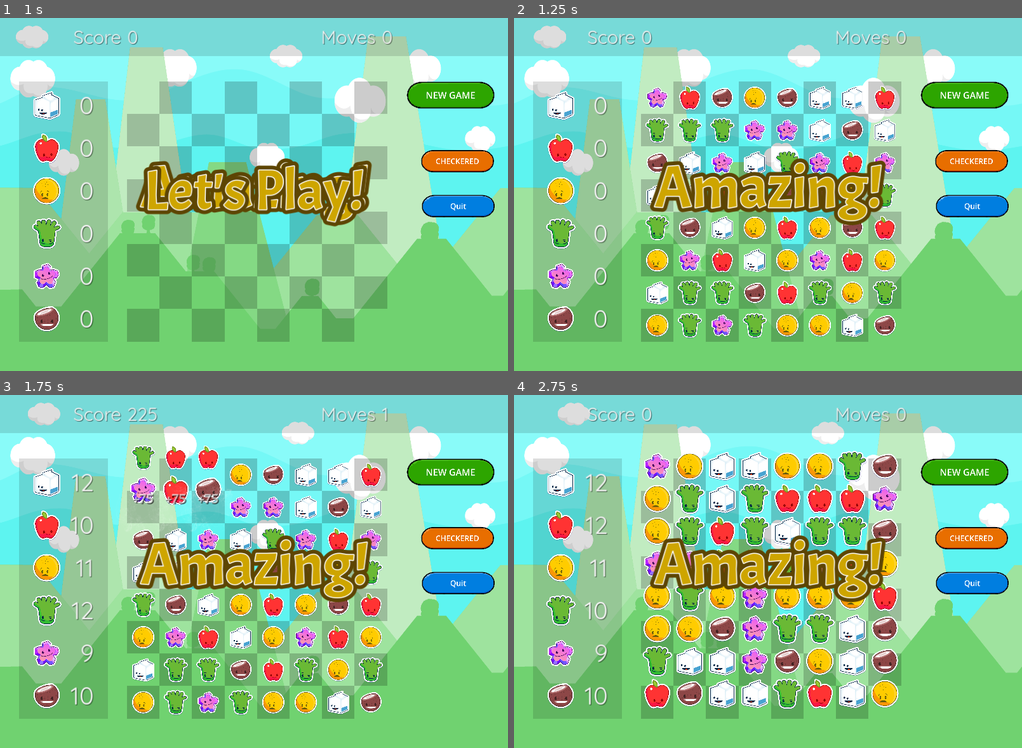
Above: before the commit, frames 1-4 (two rows, left to right).
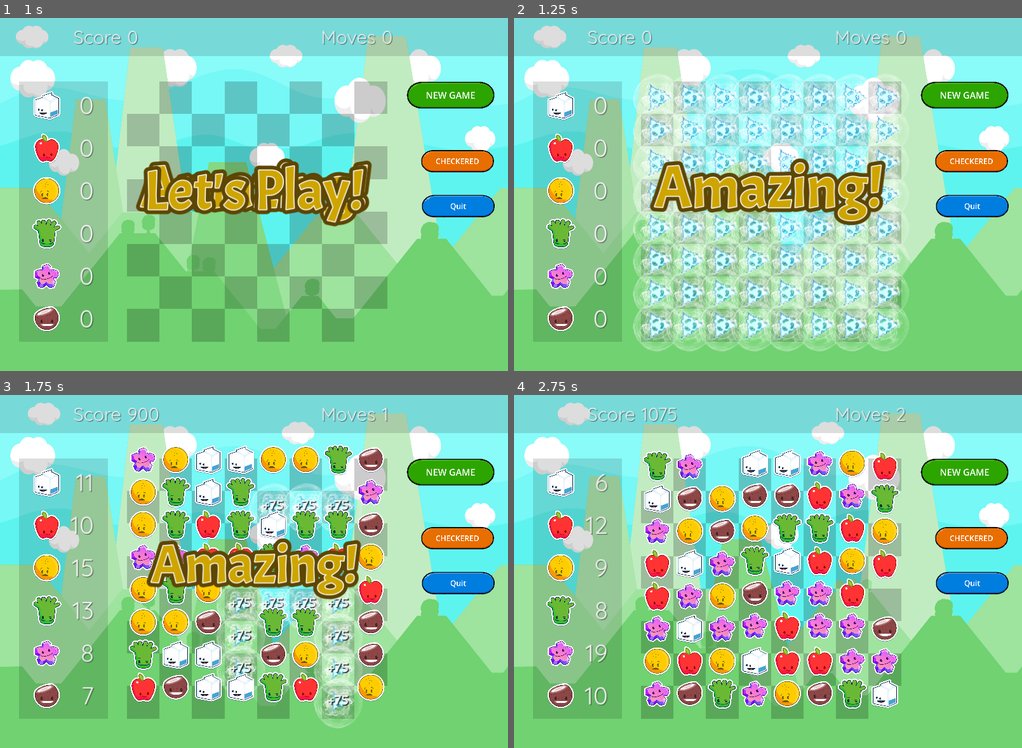
Above: after the commit, the same moments.

Repository: gitbrent/godot-match-3
Game: Godot game, scene res://main.tscn
Same seed, same stepped clock (60 frames per second), same inputs: the game is played once before the commit and once after it.
Inputs (mouse positions are in pixels of both pictures, inside the frame that each line leads up to):
- Up to frame 1 (1 s): click (132, 229) at 0.52 s
- Up to frame 2 (1.25 s): no input
- Up to frame 3 (1.75 s): click "CHECKERED" at 1.25 s
- Up to frame 4 (2.75 s): click "NEW GAME" at 2 s

Frame 1 is identical in both runs. In frame 2, 31% of the frame differs, in the area x 23-78%, y 15-95%; in frame 3, 28%; in frame 4, 23%.

Commit message:
ported new/updated code from space level

Diff:
--- a/game_boards/board_food/board_food.gd
+++ b/game_boards/board_food/board_food.gd
@@ -9,17 +9,20 @@
 # SCENES
 @onready var grid_container:GridContainer = $GridContainer
 @onready var hbox_container:HBoxContainer = $HBoxContainer
+@onready var inactivity_timer:Timer = $InactivityTimer
 # PRELOAD
 var CmnFunc = preload("res://game_boards/all_common/common.gd").new()
 var CmnDbg = preload("res://game_boards/all_common/common_debug.gd").new()
+# CONST
+const GEM_COLOR_NAMES = [Enums.GemColor.RED, Enums.GemColor.ORG, Enums.GemColor.YLW, Enums.GemColor.GRN, Enums.GemColor.BLU, Enums.GemColor.PRP]
+const GEM_DICT:Enums.GemDict = Enums.GemDict.FOOD
+const GEM_POINTS:int = 25
 # VARS
-var drag_start_position = Vector2()
-var is_dragging = false
-const GEM_COLOR_NAMES = [Enums.GemColor.RED, Enums.GemColor.ORG, Enums.GemColor.YLW, Enums.GemColor.GRN, Enums.GemColor.BLU, Enums.GemColor.PRP]
-const GEM_POINTS:int = 25
-const GEM_DICT:Enums.GemDict = Enums.GemDict.FOOD
+var is_dragging:bool = false
+var is_new_game:bool = false
 var selected_cell_1:CommonGemCell = null
 var selected_cell_2:CommonGemCell = null
+var current_target_cell:CommonGemCell = null
 var undo_cell_1:CommonGemCell = null
 var undo_cell_2:CommonGemCell = null
 var tweens_running_cnt:int = 0
@@ -30,6 +33,7 @@
 func _ready():
 	# godot setup
 	randomize()
+	inactivity_timer.wait_time = Enums.HINT_DELAY # sync UI to logic
 	# A: populate board
 	const brd_sq0 = "res://game_boards/board_food/assets/board_square_0.tscn"
 	const brd_sq1 = "res://game_boards/board_food/assets/board_square_1.tscn"
@@ -51,25 +55,43 @@
 			cell.queue_free()
 	# B: show awesome welcome message
 	emit_signal("show_game_msg", "Let's Play!")
-	# C: Animation runtime for msg is 0.5-sec
-	await CmnFunc.delay_time(self.get_child(0), 0.5)
+	# C: delay to let message complete animation
+	await CmnFunc.delay_time(self.get_child(0), 0.5) # (Animation runtime for msg is 0.5-sec)
 	# D: do this hre instead of _ready() as iOS/Xcode wont fill cells when invisible or something like that
 	CmnFunc.fill_hbox(hbox_container, GEM_DICT, self._on_cell_click, self._on_drag_start, self._on_drag_inprog, self._on_drag_ended)
-	# E: check board after init (wait a 1/4 sec) for UI updates
-	await CmnFunc.delay_time(self, 0.25)
-	process_game_round()
+	# LAST:
+	new_game()
 
 func new_game():
 	Enums.debug_print("Starting new game, resetting board.", Enums.DEBUG_LEVEL.INFO)
+
+	# FIRST: flag new game
+	is_new_game = true
+
 	# A:
 	board_props_moves = 0
 	board_props_score = 0
 	emit_signal("props_updated_score", board_props_score)
 	emit_signal("props_updated_moves", board_props_moves)
+
 	# B:
 	CmnFunc.new_game_explode_replace(hbox_container, GEM_COLOR_NAMES, Enums.EXPLODE_DELAY)
-	# C:
+
+	# C: check board after init (wait for UI updates)
+	await CmnFunc.delay_time(self, Enums.EXPLODE_DELAY)
 	process_game_round()
+
+	# LAST: start inactivity timer
+	inactivity_timer.start()
+
+func _on_inactivity_timer_timeout():
+	# A: Deselect all (e.g.: maybe one gem was clicked on and is just pulsating on screen)
+	# TODO: ^^^
+	# B: Call the highlight function on timeout
+	if not is_dragging:
+		CmnFunc.highlight_first_swap(hbox_container)
+	# C: Restart timer
+	inactivity_timer.start()
 
 # =========================================================
 
@@ -79,6 +101,14 @@
 func _on_cell_click(gem_cell:CommonGemCell):
 	Enums.debug_print("[_on_cell_click] gem_cell.......: "+JSON.stringify(CmnFunc.find_gem_indices(gem_cell)), Enums.DEBUG_LEVEL.INFO)
 	Enums.debug_print("[_on_cell_click] ---------------------------------------------", Enums.DEBUG_LEVEL.INFO)
+	# TODO: Also block during `explode_refill_gems()`!!!
+	# A: Dont allow selection while tweens are running!
+	if tweens_running_cnt > 0:
+		return
+
+	# A: Reset the inactivity_timer timer on any user input
+	inactivity_timer.stop()
+	inactivity_timer.start()
 
 	# Clear first, we'll set later
 	if selected_cell_1:
@@ -98,11 +128,13 @@
 
 	# DEBUG
 	if selected_cell_1:
-		Enums.debug_print("[_on_cell_click] selected_cell_1: " + JSON.stringify(CmnFunc.find_gem_indices(selected_cell_1)), Enums.DEBUG_LEVEL.INFO)
+		var formated_1 = CmnFunc.format_gem_indices(CmnFunc.find_gem_indices(selected_cell_1))
+		Enums.debug_print("[_on_cell_click] selected_cell_1: " + formated_1, Enums.DEBUG_LEVEL.INFO)
 		if Enums.current_debug_level == Enums.DEBUG_LEVEL.DEBUG:
 			selected_cell_1.debug_show_selnum(1)
 	if selected_cell_2:
-		Enums.debug_print("[_on_cell_click] selected_cell_2: " + JSON.stringify(CmnFunc.find_gem_indices(selected_cell_2)), Enums.DEBUG_LEVEL.INFO)
+		var formated_2 = CmnFunc.format_gem_indices(CmnFunc.find_gem_indices(selected_cell_2))
+		Enums.debug_print("[_on_cell_click] selected_cell_2: " + formated_2, Enums.DEBUG_LEVEL.INFO)
 		if Enums.current_debug_level == Enums.DEBUG_LEVEL.DEBUG:
 			selected_cell_2.debug_show_selnum(2)
 
@@ -117,21 +149,44 @@
 		swap_gem_cells(selected_cell_1, selected_cell_2)
 
 func _on_drag_start(_gem_cell, mouse_position):
-	drag_start_position = mouse_position
+	# TODO: Also block during `explode_refill_gems()`!!!
+	# A: Dont allow selection while tweens are running!
+	if tweens_running_cnt > 0:
+		return
+
+	# B: Set
 	is_dragging = true
 
-func _on_drag_inprog(_gem_cell, _mouse_position):
+func _on_drag_inprog(_gem_cell:CommonGemCell, mouse_position:Vector2):
+	#print("[_on_drag_inprog] gem_cell.......: "+JSON.stringify(CmnFunc.find_gem_indices(gem_cell)))
 	if is_dragging:
-		# Optionally visualize the dragging process if needed
-		pass
-
-func _on_drag_ended(gem_cell, mouse_position):
+		var target_cell = CmnFunc.get_gem_at_position(mouse_position, hbox_container)
+		#print("[_on_drag_inprog] target_cell.......: "+JSON.stringify(CmnFunc.find_gem_indices(target_cell)))
+		if target_cell and selected_cell_1 and CmnFunc.are_cells_adjacent(selected_cell_1, target_cell):
+			if current_target_cell and current_target_cell != target_cell and selected_cell_1 != current_target_cell:
+				current_target_cell.play_selected_anim(false)
+			current_target_cell = target_cell
+			if selected_cell_1:
+				selected_cell_1.play_selected_anim(true)
+			current_target_cell.play_selected_anim(true)
+		elif current_target_cell:
+			current_target_cell.play_selected_anim(false) # turn off previously anim cell as current cell is invalid choice
+
+func _on_drag_ended(gem_cell:CommonGemCell, mouse_position:Vector2):
 	if is_dragging:
-		var target_cell =  CmnFunc.get_gem_at_position(mouse_position, hbox_container)
+		if current_target_cell:
+			current_target_cell.play_selected_anim(false)
+			current_target_cell = null
+		var target_cell:CommonGemCell = CmnFunc.get_gem_at_position(mouse_position, hbox_container)
 		if target_cell and CmnFunc.are_cells_adjacent(gem_cell, target_cell):
 			undo_cell_1 = gem_cell
 			undo_cell_2 = target_cell
 			swap_gem_cells(gem_cell, target_cell)
+		elif target_cell and selected_cell_1 and target_cell != selected_cell_1:
+			# the target was invalid on drag end, so go ahead and unselected cell-1 (reset state)
+			selected_cell_1.play_selected_anim(false)
+			selected_cell_1 = null
+	# DONE
 	is_dragging = false
 
 # STEP 2: Swap gems: capture current gems, move scenes via tween
@@ -153,7 +208,6 @@
 	var gem_cell_2 = swap_cell_2.gem_color
 	swap_cell_1.initialize(gem_cell_2, GEM_DICT)
 	swap_cell_2.initialize(gem_cell_1, GEM_DICT)
-	#debug_print_ascii_table([swap_cell_1,swap_cell_2])
 
 	# D: get position to restore to after move so tween sets/flows smoothly
 	var orig_pos_cell_1 = swap_cell_1.sprite.global_position
@@ -235,6 +289,12 @@
 			swap_gem_cells(undo_cell_2, undo_cell_1)
 			undo_cell_1 = null
 			undo_cell_2 = null
+		# LAST: handle startup
+		if is_new_game:
+			Enums.debug_print("[check_board_explode_matches]: is_new_game!", Enums.DEBUG_LEVEL.INFO)
+			# *GAME-SPECIFIC*: frozen gems
+			await CmnFunc.delay_time(self.get_child(0), Enums.TWEEN_TIME)
+			is_new_game = false
 	else:
 		# A: clear undo (swap back) info upon successful match
 		undo_cell_1 = null
@@ -267,7 +327,7 @@
 	signal_game_props_count_gems()
 
 	# B: let explode animation run
-	await get_tree().create_timer(Enums.TWEEN_TIME).timeout
+	await CmnFunc.delay_time(self.get_child(0), Enums.TWEEN_TIME)
 
 	# C: Dictionary to track columns and the number of gems to add in each column
 	var columns_to_refill = {}
@@ -287,7 +347,9 @@
 		refill_column(column_index, details["highest"], details["count"])
 
 	# D:
-	await get_tree().create_timer(Enums.EXPLODE_DELAY).timeout # let refill animations above complete (otherwise new, matching gems would start exploding before they're even in place!)
+	# Delay: let refill animations above complete
+	# Delay: (otherwise new, matching gems would start exploding before they're even in place!)
+	await CmnFunc.delay_time(self.get_child(0), Enums.EXPLODE_DELAY)
 	process_game_round()
 
 func refill_column(column_index: int, highest_exploded_row: int, count_exploded: int):
@@ -334,3 +396,9 @@
 
 	# Emit signal with the updated gems dictionary
 	emit_signal("props_updated_gemsdict", gems_dict)
+
+# === Following are for buttons that are unique to game_food.tscn === #
+
+func debug_make_gem_grid():
+	CmnDbg.debug_make_gem_grid(hbox_container, GEM_DICT)
+	signal_game_props_count_gems()
--- a/game_boards/board_food/board_food.tscn
+++ b/game_boards/board_food/board_food.tscn
@@ -84,3 +84,9 @@
 custom_minimum_size = Vector2(128, 0)
 layout_mode = 2
 theme_override_constants/separation = 0
+
+[node name="InactivityTimer" type="Timer" parent="."]
+wait_time = 10.0
+one_shot = true
+
+[connection signal="timeout" from="InactivityTimer" to="." method="_on_inactivity_timer_timeout"]
